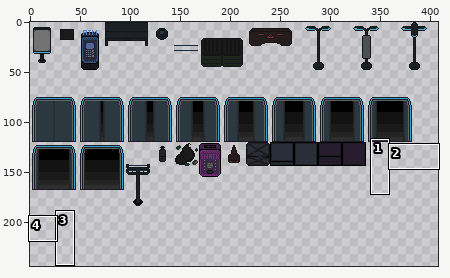
Two versions of one sprite sheet, art/dark alley/DarkAlley Objects.png. The picture above shows the old version from afar; the outline marks the close-up.
Close-up. Before:
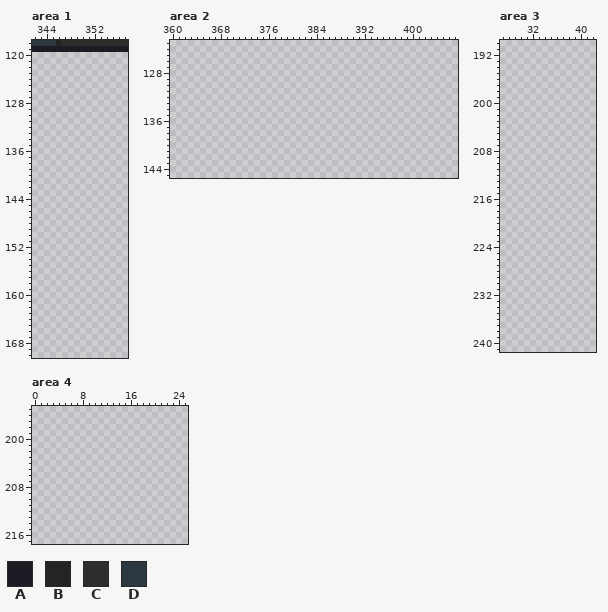
The file is 408x408 pixels. Colours within 5 levels of each other are drawn and written as one. Shown: area 1: x 342..357, y 118..170; area 2: x 360..407, y 123..145; area 3: x 27..42, y 190..241; area 4: x 0..25, y 195..217. The wide view leaves out empty margins. The commit also changed other parts of the picture, which this record leaves out.
Palette (. is transparent): A #1c1c24  B #242424  C #2e2e2e  D #2c383f
Pixels before, area 1, first column x 342:
118 DDDDBCCCCCCCCCCC
119 AAAAAAAAAAAAAAAA
Now the later version:
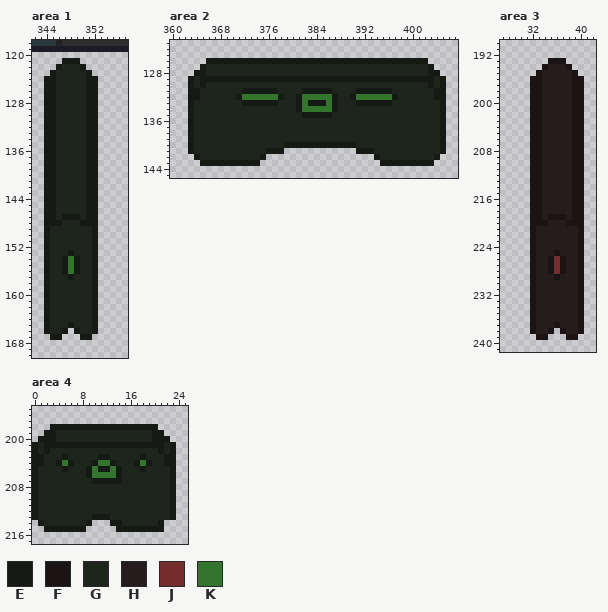
Colours new in this view: E #151a14  F #1a1414  G #1e251d  H #251d1d  J #752d2d  K #34752d
What changed:
Changed rows in their new state; - is an unchanged pixel.
Area 1:
first column x 344:
121 ---EEE---
122 --EGGGE--
123 -EGGGGGE-
124 EEGGGGGEE
125 EEGGGGGEE
126 EEGGGGGEE
127 EEGGGGGEE
128 EEGGGGGEE
129 EEGGGGGEE
130 EEGGGGGEE
131 EEGGGGGEE
132 EEGGGGGEE
133 EEGGGGGEE
134 EEGGGGGEE
135 EEGGGGGEE
136 EEGGGGGEE
137 EEGGGGGEE
138 EEGGGGGEE
139 EEGGGGGEE
140 EEGGGGGEE
141 EEGGGGGEE
142 EEGGGGGEE
143 EEGGGGGEE
144 EEGGGGGEE
145 EEGGGGGEE
146 EEGGGGGEE
147 EEGEEEGEE
148 EEEGGGEEE
149 EGGGGGGGE
150 EGGGGGGGE
151 EGGGGGGGE
152 EGGGGGGGE
153 EGGGEGGGE
154 EGGEKEGGE
155 EGGEKEGGE
156 EGGEKEGGE
157 EGGGEGGGE
158 EGGGGGGGE
159 EGGGGGGGE
160 EGGGGGGGE
161 EGGGGGGGE
162 EGGGGGGGE
163 EGGGGGGGE
164 EGGGGGGGE
165 EGGGEGGGE
166 EGGE-EGGE
167 -EE---EE-
Area 2:
first column x 363:
126 ---EEEEEEEEEEEEEEEEEEEEEEEEEEEEEEEEEEEEE---
127 --EGGGGGGGGGGGGGGGGGGGGGGGGGGGGGGGGGGGGGE--
128 -EEGGGGGGGGGGGGGGGGGGGGGGGGGGGGGGGGGGGGGEE-
129 EGEEEEEEEEEEEEEEEEEEEEEEEEEEEEEEEEEEEEEEEGE
130 EGEGGGGGGGGGGGGGGGGGGGGGGGGGGGGGGGGGGGGGEGE
131 EEGGGGGGGEEEEEEGGGGEEEEEGGGGEEEEEEGGGGGGGEE
132 EEGGGGGGEKKKKKKEGGEKKKKKEGGEKKKKKKEGGGGGGEE
133 EGGGGGGGGEEEEEEGGGEKEEEKEGGGEEEEEEGGGGGGGGE
134 EGGGGGGGGGGGGGGGGGEKKKKKEGGGGGGGGGGGGGGGGGE
135 EGGGGGGGGGGGGGGGGGGEEEEEGGGGGGGGGGGGGGGGGGE
136 EGGGGGGGGGGGGGGGGGGGGGGGGGGGGGGGGGGGGGGGGGE
137 EGGGGGGGGGGGGGGGGGGGGGGGGGGGGGGGGGGGGGGGGGE
138 EGGGGGGGGGGGGGGGGGGGGGGGGGGGGGGGGGGGGGGGGGE
139 EGGGGGGGGGGGGGGGGGGGGGGGGGGGGGGGGGGGGGGGGGE
140 EGGGGGGGGGGGGGGGEEEEEEEEEEEEGGGGGGGGGGGGGGE
141 EGGGGGGGGGGGGEEE------------EEEGGGGGGGGGGGE
142 -EGGGGGGGGGGE------------------EGGGGGGGGGE-
143 --EEEEEEEEEE--------------------EEEEEEEEE--
Area 3:
first column x 32:
193 ---FFF---
194 --FHHHF--
195 -FHHHHHF-
196 FFHHHHHFF
197 FFHHHHHFF
198 FFHHHHHFF
199 FFHHHHHFF
200 FFHHHHHFF
201 FFHHHHHFF
202 FFHHHHHFF
203 FFHHHHHFF
204 FFHHHHHFF
205 FFHHHHHFF
206 FFHHHHHFF
207 FFHHHHHFF
208 FFHHHHHFF
209 FFHHHHHFF
210 FFHHHHHFF
211 FFHHHHHFF
212 FFHHHHHFF
213 FFHHHHHFF
214 FFHHHHHFF
215 FFHHHHHFF
216 FFHHHHHFF
217 FFHHHHHFF
218 FFHHHHHFF
219 FFHFFFHFF
220 FFFHHHFFF
221 FHHHHHHHF
222 FHHHHHHHF
223 FHHHHHHHF
224 FHHHHHHHF
225 FHHHFHHHF
226 FHHFJFHHF
227 FHHFJFHHF
228 FHHFJFHHF
229 FHHHFHHHF
230 FHHHHHHHF
231 FHHHHHHHF
232 FHHHHHHHF
233 FHHHHHHHF
234 FHHHHHHHF
235 FHHHHHHHF
236 FHHHHHHHF
237 FHHHFHHHF
238 FHHF-FHHF
239 -FF---FF-
Area 4:
first column x 0:
198 ---EEEEEEEEEEEEEEEEEE---
199 --EEGGGGGGGGGGGGGGGGEE--
200 -EEEGGGGGGGGGGGGGGGGEEE-
201 EGEEEEEEEEEEEEEEEEEEEEGE
202 EGEGGGGGGGGGGGGGGGGGGEGE
203 EEGGGEGGGGGEEGGGGGEGGGEE
204 EEGGEKEGGGEKKEGGGEKEGGEE
205 EGGGGEGGGEKEEKEGGGEGGGGE
206 EGGGGGGGGEKKKKEGGGGGGGGE
207 EGGGGGGGGGEEEEEGGGGGGGGE
208 EGGGGGGGGGGGGGGGGGGGGGGE
209 EGGGGGGGGGGGGGGGGGGGGGGE
210 EGGGGGGGGGGGGGGGGGGGGGGE
211 EGGGGGGGGGGGGGGGGGGGGGGE
212 EGGGGGGGGGGGGGGGGGGGGGGE
213 EGGGGGGGGGEEEGGGGGGGGGGE
214 -EGGGGGGGE---EEGGGGGGE--
215 --EEEEEEE-----EEEEEEEE--
